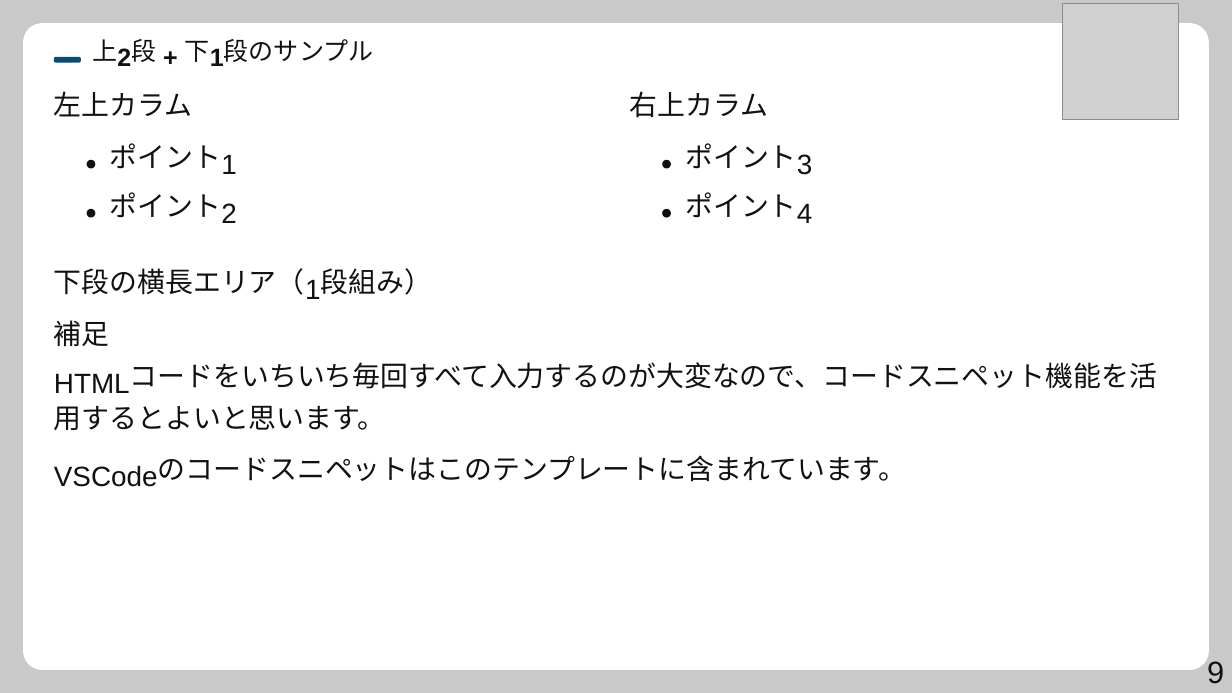
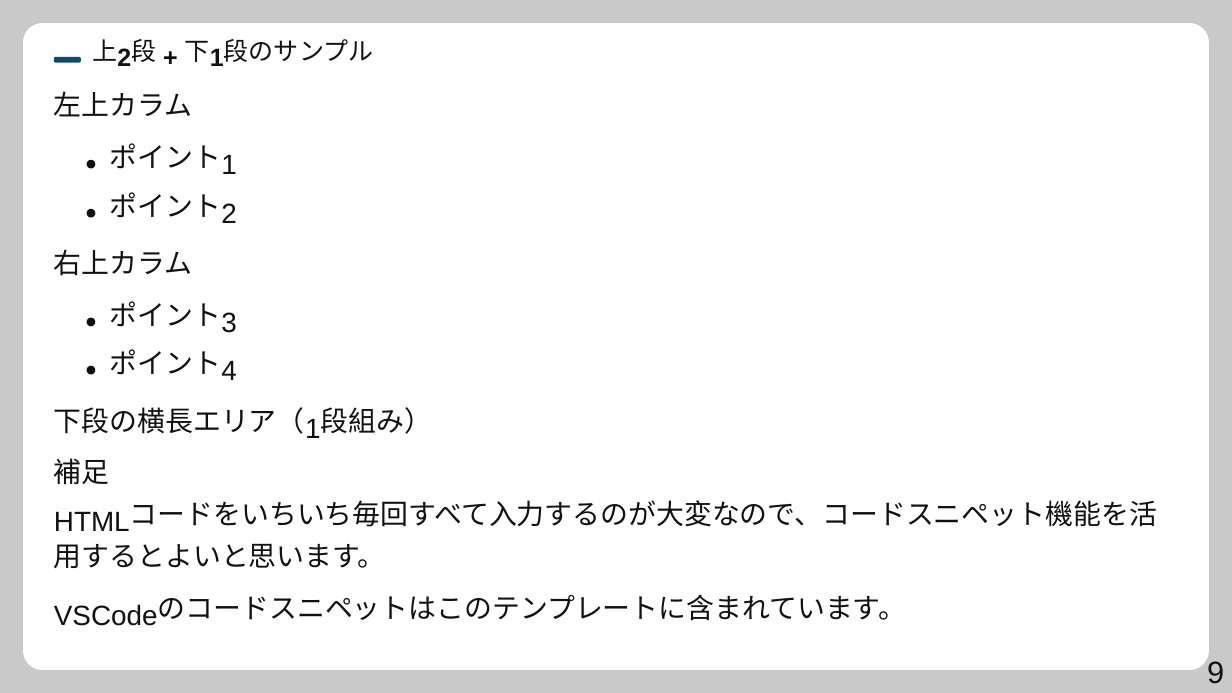
Before and after one commit to syarasyoujyu/create_presentation, a slide deck: slide 9 of prompts/marp-template.pptx. Drawn at 1232x693 pixels with LibreOffice and Linux fonts; fonts in the diff are those of the drawing; grey boxes stand for pictures. Boxes give left, top, right and bottom in pixels: in the first picture for what was removed or moved away, otherwise in the second. Text is boxed around its words. In the diff, an @@ line names an element or a change of style, - is before the commit and + after.

```diff
--- a/prompts/marp-template.pptx
+++ b/prompts/marp-template.pptx
@@ picture removed at (1063,4,1178,119) @@
@@ freeform shape: place and size @@
-freeform shape at (663,209,671,217)
+freeform shape at (87,318,95,326)
@@ 3 texts: place and size @@
-3 texts at (629,91,812,175)
+3 texts at (54,249,236,333)
@@ text "ポイント": place and size @@
-text "ポイント" at (685,192,796,218)
+text "ポイント" at (110,349,221,375)
@@ text "4": place and size @@
-text "4" at (797,203,812,223)
+text "4" at (221,360,236,380)
@@ freeform shape: place and size @@
-freeform shape at (663,160,671,168)
+freeform shape at (87,366,95,374)
@@ 9 texts: place and size @@
-9 texts at (54,268,1157,487)
+9 texts at (54,407,1157,626)
```
Also in this commit, not shown: 8 other slides changed, 1 slide removed, 27 other files.
